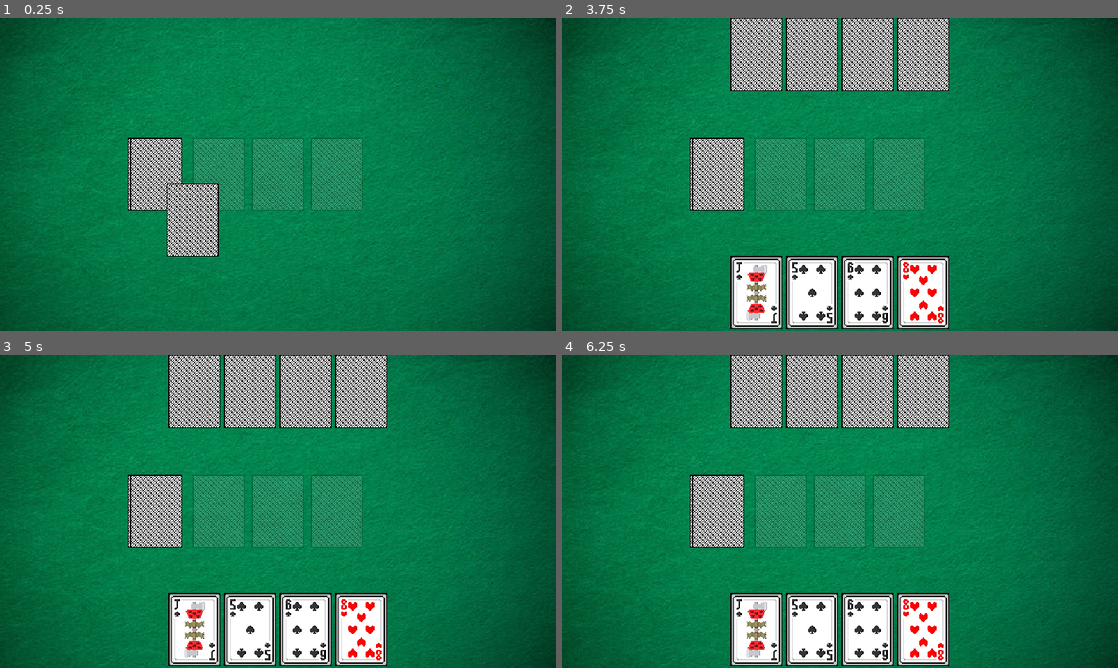
Above: before the commit, frames 1-4 (two rows, left to right).
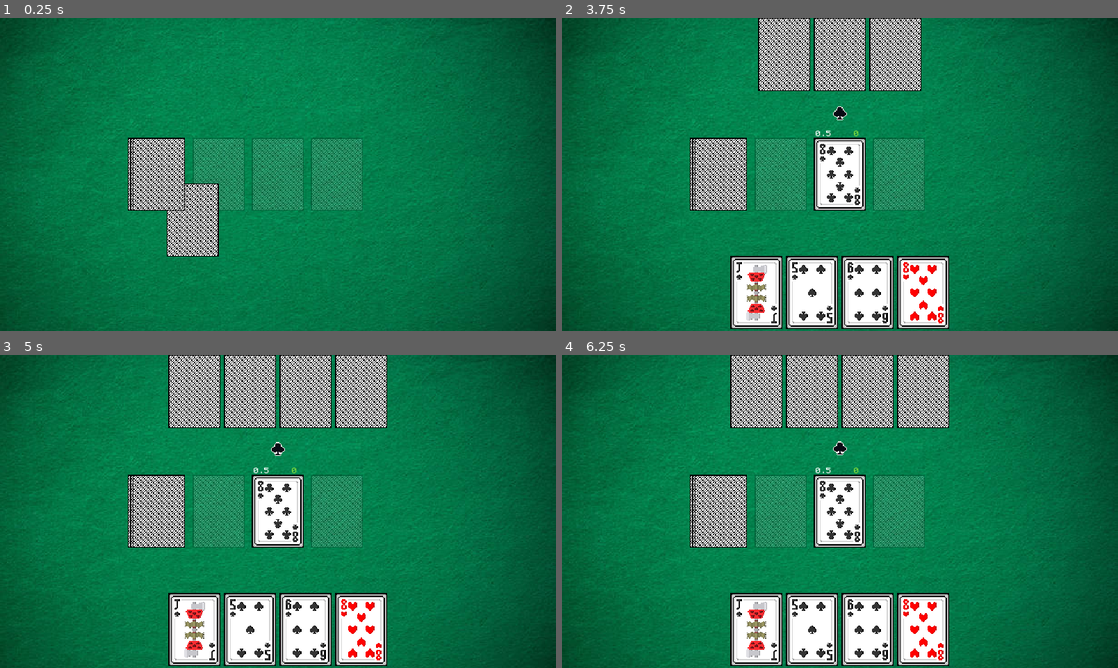
Above: after the commit, the same moments.

Repository: BananaHolograma/Veneno
Game: Godot game, scene res://scenes/playing_cards_table/playing_cards_table.tscn
Same seed, same stepped clock (60 frames per second), same inputs: the game is played once before the commit and once after it. The project has no main scene, so this scene is started directly.
Inputs:
- Up to frame 1 (0.25 s): no input
- Up to frame 2 (3.75 s): no input
- Up to frame 3 (5 s): no input
- Up to frame 4 (6.25 s): tap Enter at 5 s; tap Space at 5.75 s

The runs differ from the first frame. In frame 1, 0.9% of the frame differs, in the area x 23-34%, y 38-62%; in frame 2, 11%, in the area x 23-70%, y 0-62%; in frame 3, 3.1%; in frame 4, 3.1%.

Commit message:
refactor and move decision tree to player node

Diff:
--- a/scenes/deck/pile_slot.gd
+++ b/scenes/deck/pile_slot.gd
@@ -53,6 +53,7 @@
 func card_can_be_dropped_in_this_pile(card: PlayingCard) -> bool:
 	var players = get_tree().get_nodes_in_group("players")
 	var players_have_cards_in_their_hand = players.filter(func(player: Player): return player.cards_in_hand.size() > 0).size() > 0
+
 
 	return players_have_cards_in_their_hand	and card.is_poison and not current_suit.is_empty() or \
 		(not card.is_poison and current_suit.is_empty() and suit_is_not_active(card.suit)) \
--- a/scenes/player/player.gd
+++ b/scenes/player/player.gd
@@ -34,3 +34,61 @@
 func collect_cards(cards: Array[PlayingCard]):
 	collected_cards.append_array(cards)
 	new_collected_cards.emit(cards)
+
+
+func execute_robot_movement():
+	if not cards_in_hand.is_empty() and not is_human:
+
+		var decision_tree = _prepare_decision_tree()
+
+		if decision_tree["empty_piles"].size() == decision_tree["piles"].size():
+			_drop_normal_card_in_empty_pile(decision_tree)
+		else:
+			pass
+#		elif allowed_suits_to_drop_cards.is_empty():
+#			if decision_tree["empty_piles"].size() > 0 and normal_cards.size() > 0:
+#				var selected_pile = decision_tree["empty_piles"].pick_random() as PileSlot
+#				selected_pile.drop_card_in_pile(self, normal_cards.pick_random())
+#			else:
+#				if poison_cards.size() > 0 and decision_tree["piles_with_suit"].keys().size() > 0:
+#					var selected_pile = decision_tree["piles_with_suit"].values().pick_random()
+#					selected_pile["pile"].drop_card_in_pile(self, poison_cards.pick_random())
+#					return
+#
+#				if normal_cards.size() > 0 and decision_tree["empty_piles"].size() > 0:
+#					var selected_pile = decision_tree["empty_piles"].pick_random()
+#					var allowed_normal_cards = normal_cards.filter(func(card: PlayingCard): not card.suit in decision_tree["piles_with_suit"].keys())
+#					selected_pile["pile"].drop_card_in_pile(self, allowed_normal_cards.pick_random())
+#
+#		else:
+#			var selected_pile = decision_tree["piles_with_suit"][allowed_suits_to_drop_cards.pick_random()]
+#			selected_pile["pile"].drop_card_in_pile(self, selected_pile["cards_to_drop"].pick_random())
+
+
+func _prepare_decision_tree() -> Dictionary:
+	var decision_tree: Dictionary = {
+		 "piles": get_tree().get_nodes_in_group("piles") as Array[PileSlot],
+		 "empty_piles": [],
+		 "piles_with_suit": {},
+		 "normal_cards": normal_cards_in_hand() as Array[PlayingCard],
+		 "poison_cards": poison_cards_in_hand() as Array[PlayingCard],
+		 "allowed_suits_to_drop_cards": []
+	}
+
+	decision_tree["empty_piles"] = decision_tree["piles"].filter(func(pile: PileSlot): return pile.current_suit.is_empty()) as Array[PileSlot]
+
+	for pile in decision_tree["piles"].filter(func (pile: PileSlot): return pile not in decision_tree["empty_piles"]):
+		decision_tree["piles_with_suit"][pile.current_suit] = { "pile": pile, "cards_to_drop": []}
+
+	for normal_card in decision_tree["normal_cards"]:
+		if decision_tree["piles_with_suit"].has(normal_card.suit):
+			decision_tree["piles_with_suit"][normal_card.suit]["cards_to_drop"].append(normal_card)
+			if not decision_tree["allowed_suits_to_drop_cards"].has(normal_card.suit):
+				decision_tree["allowed_suits_to_drop_cards"].append(normal_card.suit)
+
+	return decision_tree
+
+
+func _drop_normal_card_in_empty_pile(decision_tree: Dictionary) -> void:
+	var selected_pile = decision_tree["empty_piles"].pick_random() as PileSlot
+	selected_pile.drop_card_in_pile(self, decision_tree["normal_cards"].pick_random())
--- a/scenes/playing_cards_table/deck_placeholder.gd
+++ b/scenes/playing_cards_table/deck_placeholder.gd
@@ -2,8 +2,9 @@
 
 @onready var one_card: Sprite2D = $OneCard
 @onready var half: Sprite2D = $Half
+@onready var semi_full: Sprite2D = $SemiFull
 @onready var full: Sprite2D = $Full
-@onready var card_texture_placeholder: Sprite2D = $CardTexturePlaceholder
+@onready var deal_card_texture: Sprite2D = $DealCardTexture
 
 var CURRENT_DECK: Array[PlayingCard]
 
@@ -48,7 +49,8 @@
 func update_sprite_based_on_deck_cards():
 	var percentage = CURRENT_DECK.size() / 52.0
 
-	full.visible = percentage >= 0.65
+	full.visible = percentage >= 0.75
+	semi_full.visible = percentage >= 0.60
 	half.visible = percentage >= 0.35
 	one_card.visible = CURRENT_DECK.size() == 1
 
@@ -58,9 +60,9 @@
 		var card = cards.back() as CardSlot
 
 		if card.is_inside_tree():
-			card_texture_placeholder.texture = card.playing_card.back_texture.texture
+			deal_card_texture.texture = card.playing_card.back_texture.texture
 			var tween = create_tween()
-			tween.tween_property(card_texture_placeholder, "global_position", deal_position - card.get_rect().size, 0.45)\
+			tween.tween_property(deal_card_texture, "global_position", deal_position - card.get_rect().size, 0.45)\
 				.set_trans(Tween.TRANS_LINEAR).set_ease(Tween.EASE_IN)
 
 			tween.tween_callback(_on_finished_deal_animation.bind(card, cards, deal_position))
@@ -68,8 +70,8 @@
 
 func _on_finished_deal_animation(last_card: CardSlot, cards: Array[CardSlot], deal_position: Vector2):
 	last_card.visible = true
-	card_texture_placeholder.texture = null
-	card_texture_placeholder.global_position = global_position
+	deal_card_texture.texture = null
+	deal_card_texture.global_position = global_position
 
 	if cards.size() > 0:
 		cards.erase(last_card)
--- a/scenes/playing_cards_table/deck_placeholder.tscn
+++ b/scenes/playing_cards_table/deck_placeholder.tscn
@@ -13,8 +13,13 @@
 position = Vector2(3, 0)
 texture = ExtResource("1_4vn3v")
 
+[node name="SemiFull" type="Sprite2D" parent="."]
+z_index = 1
+position = Vector2(9, 0)
+texture = ExtResource("1_4vn3v")
+
 [node name="Full" type="Sprite2D" parent="."]
 position = Vector2(6, 0)
 texture = ExtResource("1_4vn3v")
 
-[node name="CardTexturePlaceholder" type="Sprite2D" parent="."]
+[node name="DealCardTexture" type="Sprite2D" parent="."]
--- a/scenes/playing_cards_table/playing_cards_table.gd
+++ b/scenes/playing_cards_table/playing_cards_table.gd
@@ -30,7 +30,12 @@
 
 func _ready():
 	# Temporary for debug purposes, needs to be handled dinamically
-	start_new_game([{"username": "ghost", "human": true}, {"username": "robot", "human": false}])
+	start_new_game([
+		{"username": "ghost", "human": true},
+		 {"username": "robot", "human": false},
+#		{"username": "robot2", "human": false},
+#		{"username": "robot3", "human": false},
+	])
 
 	GlobalGameEvents.card_dropped_in_pile.connect(on_card_dropped_in_pile)
 	GlobalGameEvents.emptied_deck.connect(on_emptied_deck)
@@ -38,7 +43,8 @@
 
 func start_new_game(players: Array[Dictionary]):
 	initialize_deck_of_cards_on_table()
-	add_players_to_table(players)
+	await add_players_to_table(players)
+	change_turn_to(active_player)
 
 
 func initialize_deck_of_cards_on_table():
@@ -49,61 +55,8 @@
 
 
 func change_turn_to(player: Player):
-	var new_card = current_deck.pick_card_from_deck(active_player)
-
-	if new_card is PlayingCard:
-		draw_card_slots(active_player)
-
 	active_player = player
-
-	if not active_player.is_human:
-		execute_robot_movement(active_player)
-
-func execute_robot_movement(player: Player) -> void:
-	if not player.cards_in_hand.is_empty():
-		var decision_tree: Dictionary = {"empty_piles": [], "piles_with_suit": {}}
-		var piles = get_tree().get_nodes_in_group("piles") as Array[PileSlot]
-
-		decision_tree["empty_piles"] = piles.filter(func(pile: PileSlot): return pile.current_suit.is_empty()) as Array[PileSlot]
-
-		for pile in piles.filter(func (pile: PileSlot): return pile not in decision_tree["empty_piles"]):
-			decision_tree["piles_with_suit"][pile.current_suit] = { "pile": pile, "cards_to_drop": []}
-
-		var normal_cards = player.normal_cards_in_hand() as Array[PlayingCard]
-		var poison_cards = player.poison_cards_in_hand() as Array[PlayingCard]
-		var allowed_suits_to_drop_cards: Array[String] = []
-
-		for normal_card in normal_cards:
-			if decision_tree["piles_with_suit"].has(normal_card.suit):
-				decision_tree["piles_with_suit"][normal_card.suit]["cards_to_drop"].append(normal_card)
-				if not allowed_suits_to_drop_cards.has(normal_card.suit):
-					allowed_suits_to_drop_cards.append(normal_card.suit)
-
-		# EMPTY TABLE
-		if decision_tree["empty_piles"].size() == piles.size():
-			var selected_pile = decision_tree["empty_piles"].pick_random() as PileSlot
-			selected_pile.drop_card_in_pile(player, normal_cards.pick_random())
-		# NOT ALLOWED SUITS IN HAND TO DROP IN TABLE, ONLY EMPTY PILES
-		elif allowed_suits_to_drop_cards.is_empty():
-			if decision_tree["empty_piles"].size() > 0:
-				var selected_pile = decision_tree["empty_piles"].pick_random() as PileSlot
-				selected_pile.drop_card_in_pile(player, normal_cards.pick_random())
-			else:
-				# ALLOWED PILES TO DROP SUIT CARDS AND POISON CARDS
-				if poison_cards.size() > 0:
-					var selected_pile = decision_tree["piles_with_suit"].values().pick_random() as PileSlot
-					selected_pile.drop_card_in_pile(player, poison_cards.pick_random())
-					return
-
-				if normal_cards.size() > 0:
-					var allowed_piles_to_drop_cards = decision_tree["piles_with_suit"].values().filter(func(pile_data): return pile_data["cards_to_drop"].size() > 0)
-					var selected_pile = allowed_piles_to_drop_cards.pick_random()
-
-					if selected_pile:
-						selected_pile["pile"].drop_card_in_pile(player, selected_pile["cards_to_drop"].pick_random())
-
-
-
+	active_player.execute_robot_movement()
 
 
 func add_players_to_table(players: Array[Dictionary]):
@@ -126,7 +79,6 @@
 
 	turns.append_array(current_players.values())
 	active_player = turns.pick_random()
-
 
 
 func add_player_to_table(player: Dictionary):
@@ -168,6 +120,14 @@
 	current_deck.run_deal_animation(card_slots, original_global_position)
 
 
+func update_player_card_hand(player: Player) -> void:
+	if player.cards_in_hand.size() < MAX_CARDS_IN_HAND:
+		var new_card = current_deck.pick_card_from_deck(player)
+
+		if new_card is PlayingCard:
+			draw_card_slots(player)
+
+
 func on_card_dropped_in_pile(player: Player, card: PlayingCard, pile: PileSlot):
 	var player_card_zone = card_zone_positions[player.username]
 
@@ -175,6 +135,8 @@
 		if slot.playing_card.card_name == card.card_name:
 			slot.queue_free()
 			break
+
+	update_player_card_hand(player)
 
 	var current_index: int = turns.find(player)
 	var next_player: Player
@@ -186,5 +148,6 @@
 
 	change_turn_to(next_player)
 
+
 func on_emptied_deck(player: Player):
 	pass
--- a/scenes/playing_cards_table/playing_cards_table.tscn
+++ b/scenes/playing_cards_table/playing_cards_table.tscn
@@ -107,10 +107,13 @@
 anchor_top = 0.5
 anchor_right = 1.0
 anchor_bottom = 0.5
-offset_top = -1.0
-offset_bottom = 1.0
+offset_left = -5.0
+offset_top = -111.0
+offset_right = 247.0
+offset_bottom = -25.0
 grow_horizontal = 0
 grow_vertical = 2
+rotation = 1.5708
 
 [node name="MarginContainer" type="MarginContainer" parent="Playground/PlayerThree/CenterContainer"]
 layout_mode = 2
@@ -135,13 +138,18 @@
 anchors_preset = 4
 anchor_top = 0.5
 anchor_bottom = 0.5
-offset_top = -1.0
-offset_bottom = 1.0
+offset_left = 89.0
+offset_top = -111.0
+offset_right = 341.0
+offset_bottom = -25.0
 grow_vertical = 2
+rotation = 1.5708
 
 [node name="MarginContainer" type="MarginContainer" parent="Playground/PlayerFour/CenterContainer"]
 layout_mode = 2
-theme_override_constants/margin_bottom = 2
+theme_override_constants/margin_left = 0
+theme_override_constants/margin_top = 2
+theme_override_constants/margin_bottom = 0
 
 [node name="PlayerFourCardZone" type="GridContainer" parent="Playground/PlayerFour/CenterContainer/MarginContainer"]
 unique_name_in_owner = true
